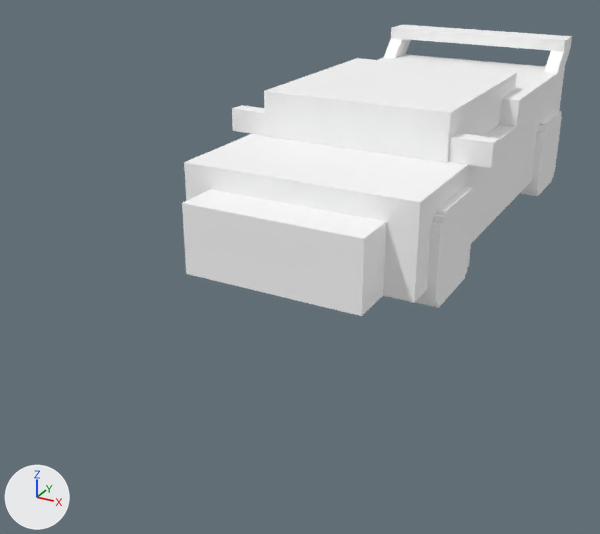
Renders of the FBX model BGN CITY WARS/Assets/BLOCKYGON ASSETS ©/MODELS/VEHICLES/STORE/BGN_FERRAZI.fbx from each side of a commit.
The view is the same before and after, from a camera (50 mm lens) standing at (2.12, -4.03, 1.89) and looking at (-0.25, 0.28, -0.26). The axes (+X, +Y, +Z) are drawn at lower left. The lights are the same throughout.

Objects in the first picture: 'BGN_FERRARI', 'CAR_PART', 'R_R__7___1_', 'R_R__7___2_'.
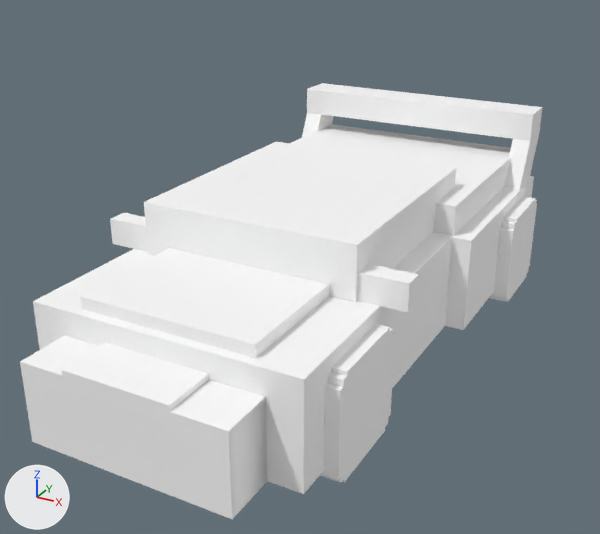
Location of each change, (x1, y1, x2, y2) in pixels of the pictures (600 x 534 px):
'BGN_FERRAZI', added: after (20, 124, 534, 519)
'BGN_FERRARI', deleted: before (182, 54, 565, 316)
'CAR_PART', moved, rescaled (28% wider, 114% taller): before (384, 24, 572, 73); after (302, 83, 542, 189)
'R_R__7___1___2_', added: after (320, 324, 395, 483)
'R_R__7___1_', moved: before (415, 186, 475, 308); after (489, 196, 537, 302)
'R_R__7___2_', deleted: before (520, 110, 562, 196)

Diff of the bpy script that builds the scene:
```diff
--- a/BGN CITY WARS/Assets/BLOCKYGON ASSETS ©/MODELS/VEHICLES/STORE/BGN_FERRAZI.fbx.py
+++ b/BGN CITY WARS/Assets/BLOCKYGON ASSETS ©/MODELS/VEHICLES/STORE/BGN_FERRAZI.fbx.py
@@ me_scene_1 @@
+me_scene_1.from_pydata(...)  # 118 vertices, 210 faces; spans x -89.0..89.0, y -43.0..43.0, z -178.0..178.0
+me_scene_1.materials.append(mat_ferrari)  # its picture is missing
@@ ob_car_part @@
 ob_car_part = bpy.data.objects.new('CAR_PART', me_scene_001)
-ob_car_part.parent = ob_bgn_ferrari
-ob_car_part.location = (66.38, 77.16, -282.1)
+ob_car_part.parent = ob_bgn_ferrazi
+ob_car_part.location = (79.24, 35.2, -144.0)
+ob_car_part.scale = (1.15, 2.05, 1.0)
@@ ob_r_r__7___4 @@
 ob_r_r__7___4 = bpy.data.objects.new('R_R__7___4_', me_scene_002)
-ob_r_r__7___4.parent = ob_bgn_ferrari
 ob_r_r__7___4.location = (-73.3, 7.9, -250.7)
@@ ob_r_r__7___3 @@
 ob_r_r__7___3 = bpy.data.objects.new('R_R__7___3_', me_scene_002)
-ob_r_r__7___3.parent = ob_bgn_ferrari
 ob_r_r__7___3.location = (-73.3, 7.9, -28.0)
@@ ob_r_r__7___2 @@
-ob_r_r__7___2 = bpy.data.objects.new('R_R__7___2_', me_scene_002)
-ob_r_r__7___2.parent = ob_bgn_ferrari
-ob_r_r__7___2.location = (68.9, 7.9, -250.7)
-ob_r_r__7___2.scale = (1.04, 1.04, 1.04)
@@ ob_bgn_ferrari @@
-ob_bgn_ferrari = bpy.data.objects.new('BGN_FERRARI', me_scene)
-ob_bgn_ferrari.location = (0.0, 0.0, 0.0)
-ob_bgn_ferrari.rotation_euler = (1.571, 0.0, 0.0)  # degrees (90, 0, 0)
-ob_bgn_ferrari.scale = (0.01, 0.01, 0.01)
@@ ob_r_r__7___1 @@
 ob_r_r__7___1 = bpy.data.objects.new('R_R__7___1_', me_scene_002)
-ob_r_r__7___1.parent = ob_bgn_ferrari
-ob_r_r__7___1.location = (68.9, 7.9, -28.0)
+ob_r_r__7___1.parent = ob_wheels
+ob_r_r__7___1.location = (-3916.0, 44.1, 3713.0)
 ob_r_r__7___1.scale = (1.04, 1.04, 1.04)
@@ ob_wheels @@
+ob_wheels = bpy.data.objects.new('wheels', None)
+ob_wheels.parent = ob_bgn_ferrazi
+ob_wheels.location = (4002.0, -66.74, -3830.0)
@@ ob_bgn_ferrazi @@
+ob_bgn_ferrazi = bpy.data.objects.new('BGN_FERRAZI', me_scene_1)
+ob_bgn_ferrazi.location = (0.0, 0.0, 0.0)
+ob_bgn_ferrazi.rotation_euler = (1.571, 0.0, 0.0)  # degrees (90, 0, 0)
+ob_bgn_ferrazi.scale = (0.01, 0.01, 0.01)
@@ ob_r_r__7___1___2 @@
+ob_r_r__7___1___2 = bpy.data.objects.new('R_R__7___1___2_', me_scene_002)
+ob_r_r__7___1___2.parent = ob_wheels
+ob_r_r__7___1___2.location = (-3929.0, 44.1, 3932.0)
+ob_r_r__7___1___2.scale = (1.04, 1.04, 1.04)
```
